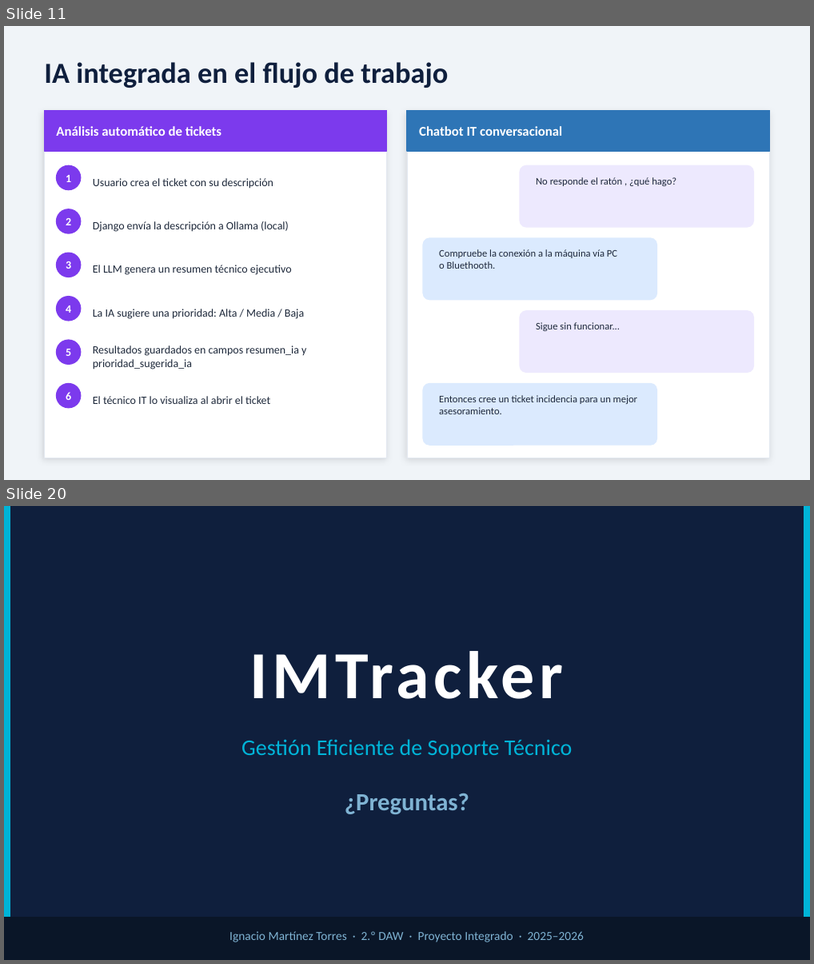
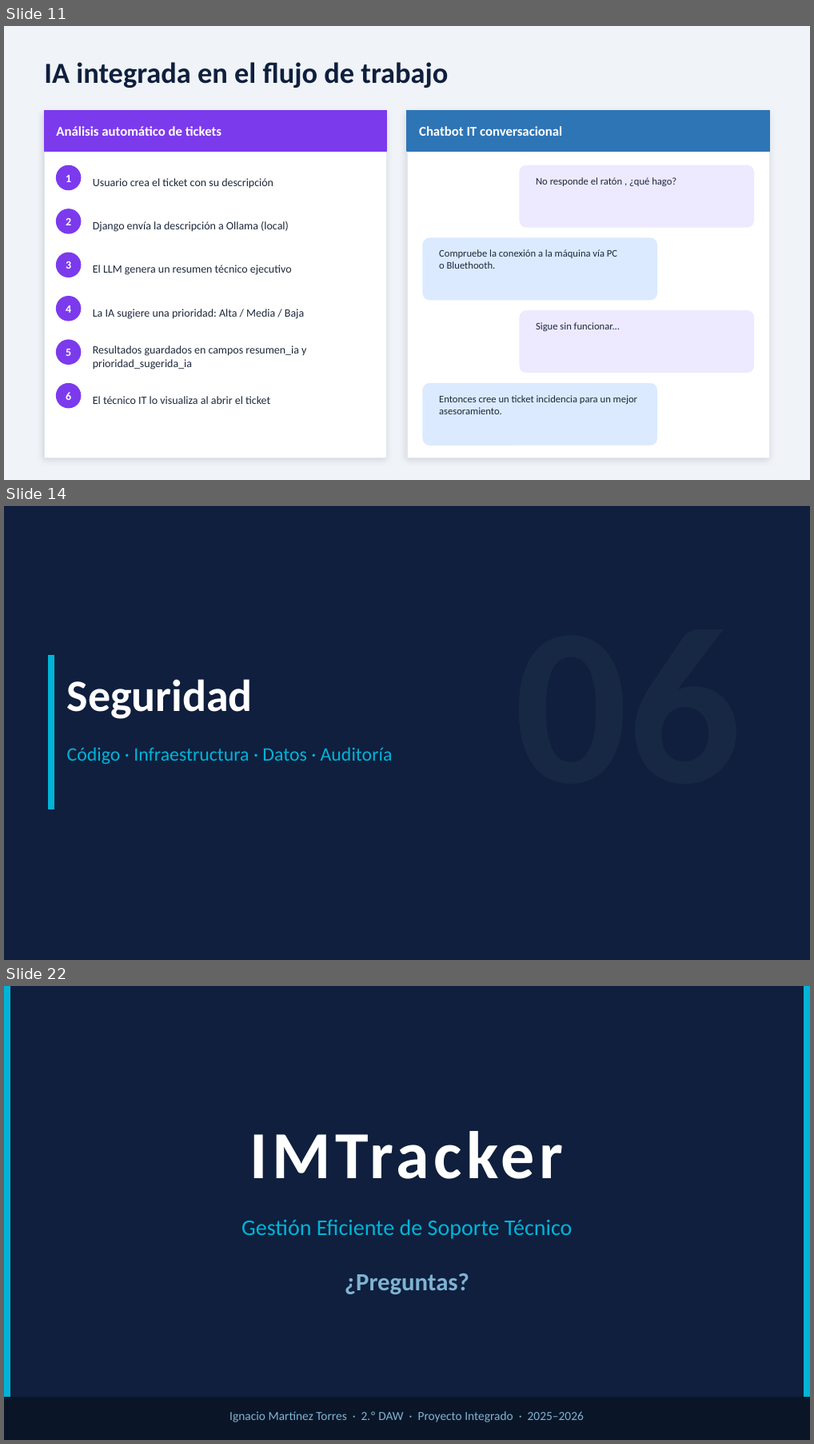
Before and after one commit to imartor99/IMTracker-ProyectoINTEGRADO-IgnacioMT, a slide deck: docs_requerida/IMTracker_Presentacion.odp. Shown one above the other, each under a label of ours: slides 11 and 20 before the commit, slides 11, 14 and 22 after it; the slides between them are not shown. The pictures are 814x964 and 814x1444 pixels, drawn with LibreOffice and Linux fonts; fonts in the diff are those of the drawing. Boxes give left, top, right and bottom in pixels: in the first picture for what was removed or moved away, otherwise in the second. Text is boxed around its words. In the diff, an @@ line names an element or a change of style, - is before the commit and + after.

```diff
--- a/docs_requerida/IMTracker_Presentacion.odp
+++ b/docs_requerida/IMTracker_Presentacion.odp
@@ slide 14 added at <box>4,506,810,960</box>, background #0F1F3D @@
@@ rectangle added at <box>48,655,54,808</box>, fill #00B4D8, outline #00B4D8 0.99 pt @@
@@ text added at <box>67,679,253,719</box>, 40 pt, text #FFFFFF, bold @@
+Seguridad
@@ text added at <box>67,747,393,764</box>, 17 pt, text #00B4D8 @@
+Código · Infraestructura · Datos · Auditoría
@@ what was slide 20 is now slide 22 @@
```
Also in this commit, not shown: 17 slides changed, 1 other slide added, 2 other files.
